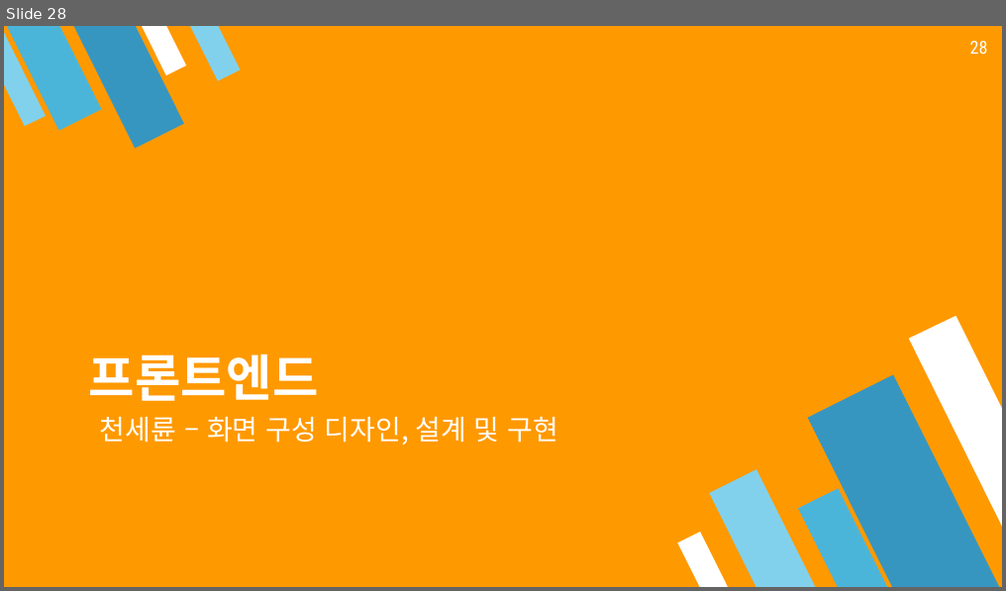
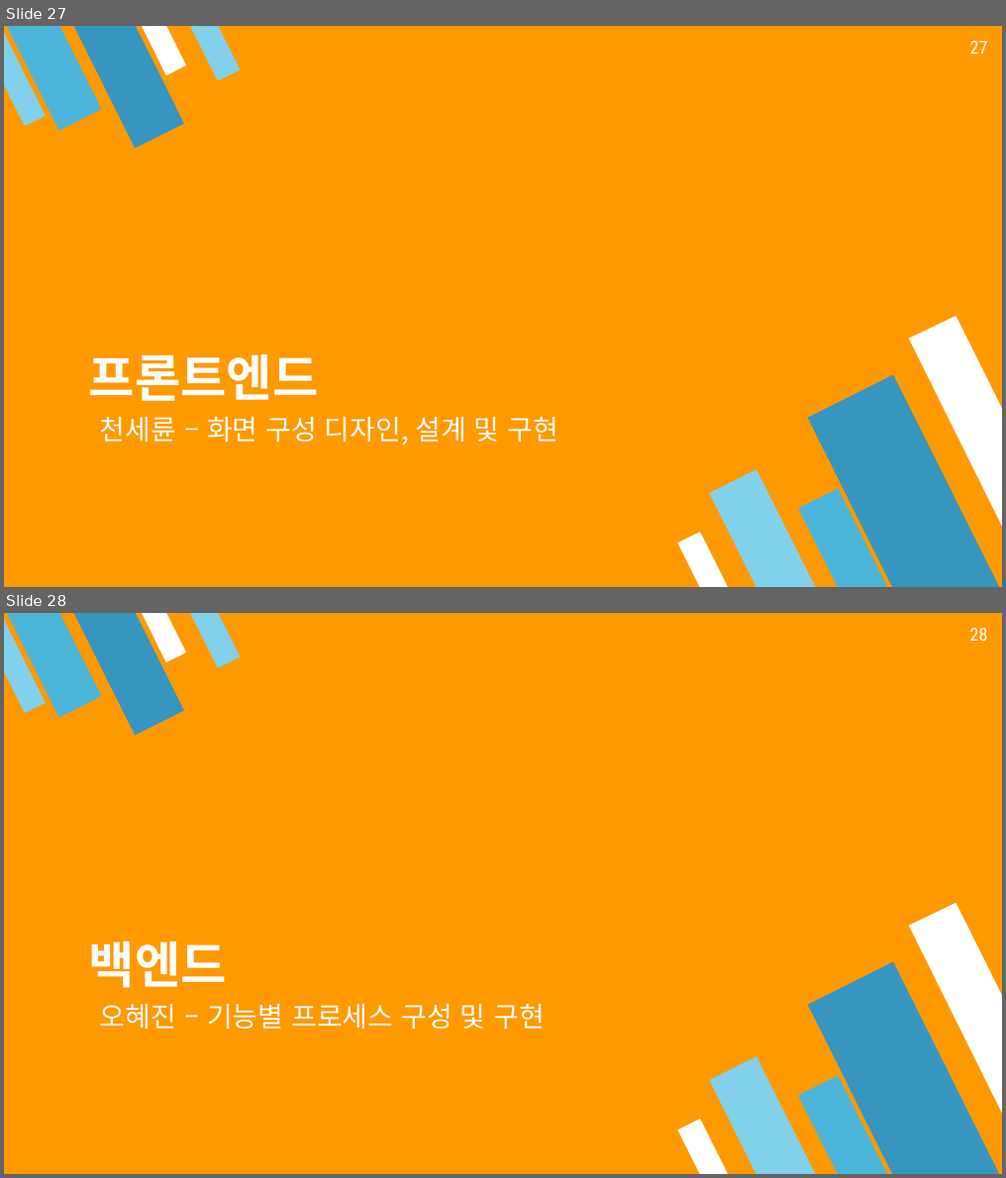
Before and after one commit to DrawGreen2021/Presentation, a slide deck: 최종발표/최종발표 PPT 사본.pptx. Shown one above the other, each under a label of ours: slide 28 before the commit, slides 27 and 28 after it. The pictures are 1006x591 and 1006x1178 pixels, drawn with LibreOffice and Linux fonts; fonts in the diff are those of the drawing. Boxes give left, top, right and bottom in pixels: in the first picture for what was removed or moved away, otherwise in the second. Text is boxed around its words. In the diff, an @@ line names an element or a change of style, - is before the commit and + after.

Commit message:
백엔드 PPT 구성, 사본 PPT의 간트 차트 부분 수정

```diff
--- a/최종발표/최종발표 PPT 사본.pptx
+++ b/최종발표/최종발표 PPT 사본.pptx
@@ slide 28 added at (4, 613, 1002, 1174), background #FF9900; not listed: 10 template elements that a slide beside it also shows @@
@@ page number added at (970, 628, 988, 641), 13 pt, text #FFFFFF @@
+28
@@ title added at (89, 941, 227, 988), 36 pt, text #FFFFFF, bold @@
+백엔드
@@ subtitle added at (100, 1003, 545, 1030), 20 pt, text #FFFFFF @@
+오혜진 – 기능별 프로세스 구성 및 구현
@@ what was slide 28 is now slide 27 @@
@@ page number at (970, 41, 988, 54): text changed @@
-28
+27
```
Also in this commit, not shown: 2 slides changed, 1 other slide added, 1 slide removed, 1 other file.
